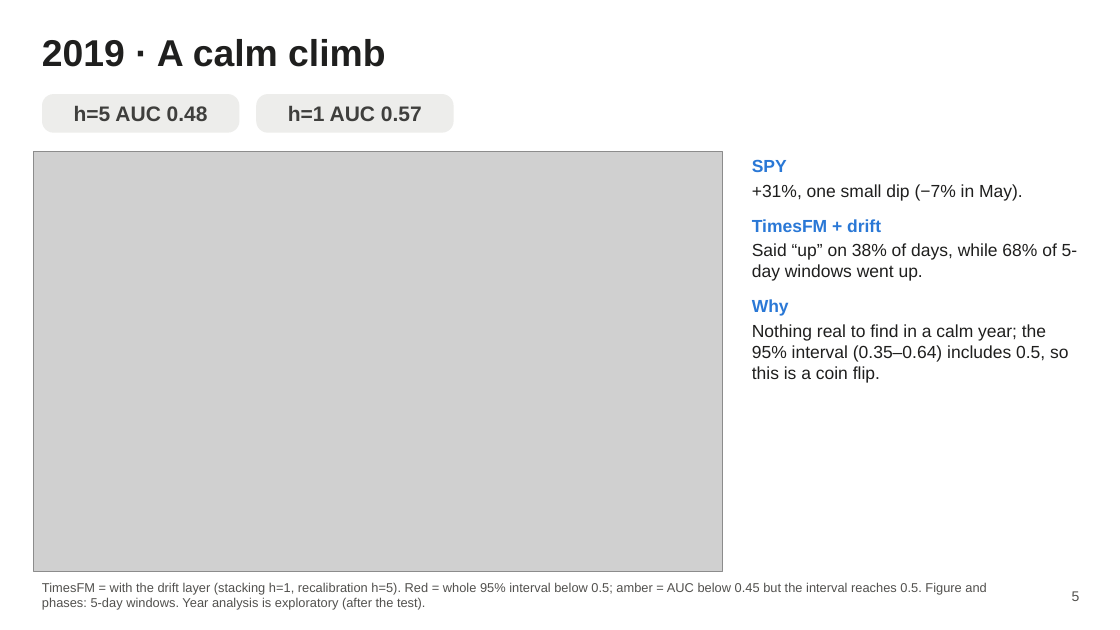
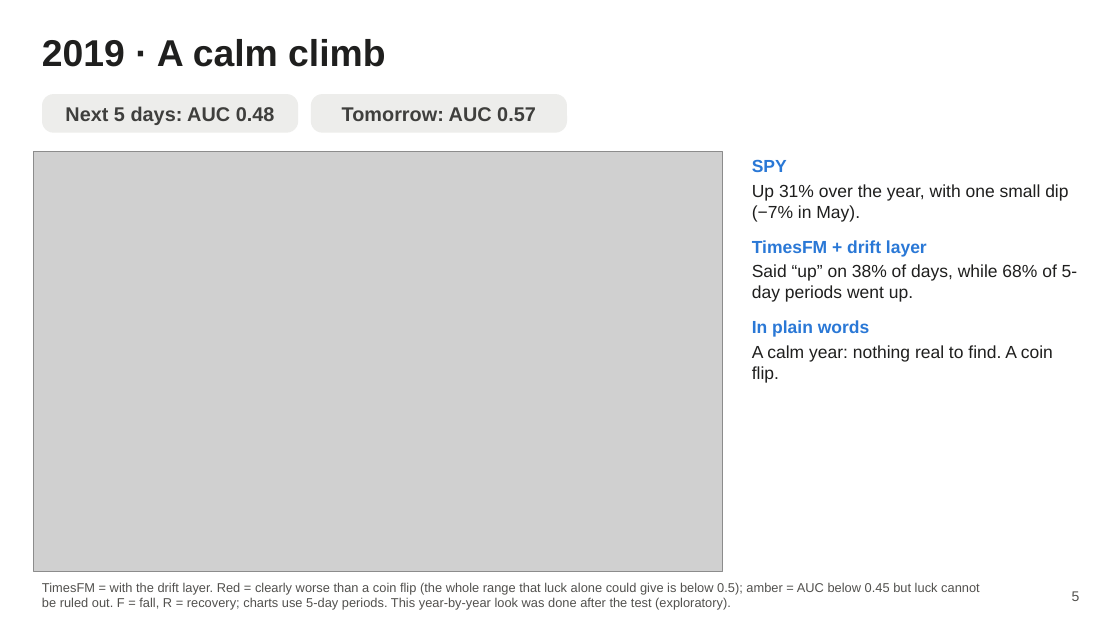
Before and after one commit to AmauryJayr/Predicting-SP500, a slide deck: slide 5 of timesfm3_experiment/slides/timesfm3_slides.pptx. Drawn at 1120x630 pixels with LibreOffice and Linux fonts; fonts in the diff are those of the drawing; grey boxes stand for pictures. Boxes give left, top, right and bottom in pixels: in the first picture for what was removed or moved away, otherwise in the second. Text is boxed around its words. In the diff, an @@ line names an element or a change of style, - is before the commit and + after.

```diff
--- a/timesfm3_experiment/slides/timesfm3_slides.pptx
+++ b/timesfm3_experiment/slides/timesfm3_slides.pptx
@@ rounded rectangle "Next 5 days: AUC 0.48": place and size @@
-rounded rectangle "Next 5 days: AUC 0.48" at (42,94,239,133)
+rounded rectangle "Next 5 days: AUC 0.48" at (42,94,298,133)
@@ text in rounded rectangle at (65,106,275,125): text changed; size 18 to 17 pt @@
-h=5 AUC 0.48
+Next 5 days: AUC 0.48
@@ rounded rectangle "Tomorrow: AUC 0.57": place and size @@
-rounded rectangle "Tomorrow: AUC 0.57" at (256,94,454,133)
+rounded rectangle "Tomorrow: AUC 0.57" at (311,94,567,133)
@@ text in rounded rectangle at (342,107,536,121): text changed; size 18 to 17 pt @@
-h=1 AUC 0.57
+Tomorrow: AUC 0.57
@@ text at (752,184,1078,383): text changed @@
-+31%, one small dip (−7% in May).
-TimesFM + drift
-Said “up” on 38% of days, while 68% of 5-day windows went up.
-Why
-Nothing real to find in a calm year; the 95% interval (0.35–0.64) includes 0.5, so this is a coin flip.
+Up 31% over the year, with one small dip (−7% in May).
+TimesFM + drift layer
+Said “up” on 38% of days, while 68% of 5-day periods went up.
+In plain words
+A calm year: nothing real to find. A coin flip.
@@ text at (42,582,980,610): text changed @@
-TimesFM = with the drift layer (stacking h=1, recalibration h=5). Red = whole 95% interval below 0.5; amber = AUC below 0.45 but the interval reaches 0.5. Figure and phases: 5-day windows. Year analysis is exploratory (after the test).
+TimesFM = with the drift layer. Red = clearly worse than a coin flip (the whole range that luck alone could give is below 0.5); amber = AUC below 0.45 but luck cannot be ruled out. F = fall, R = recovery; charts use 5-day periods. This year-by-year look was done after the test (exploratory).
```
Also in this commit, not shown: 16 other slides changed, 41 other files.
